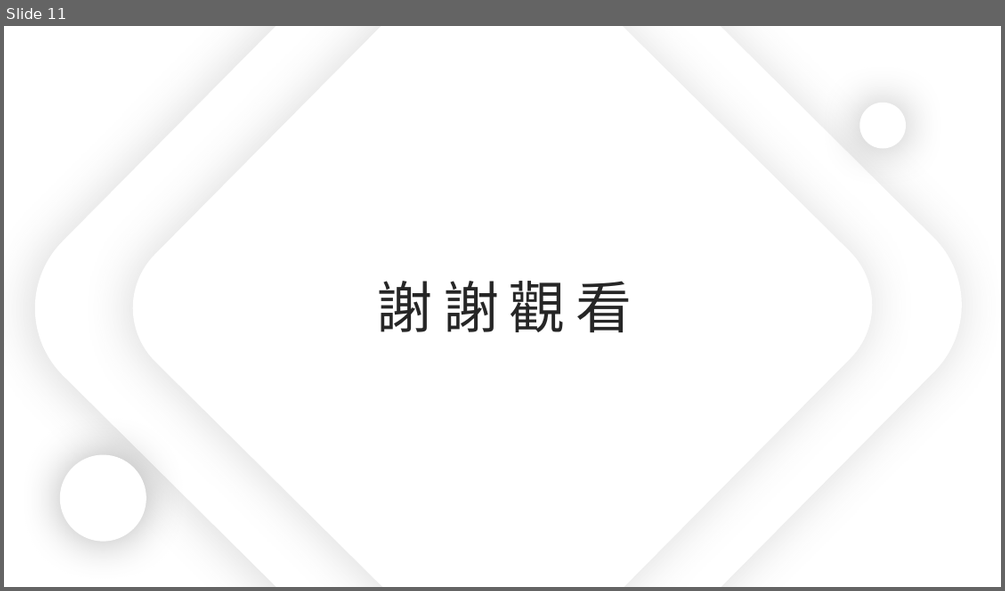
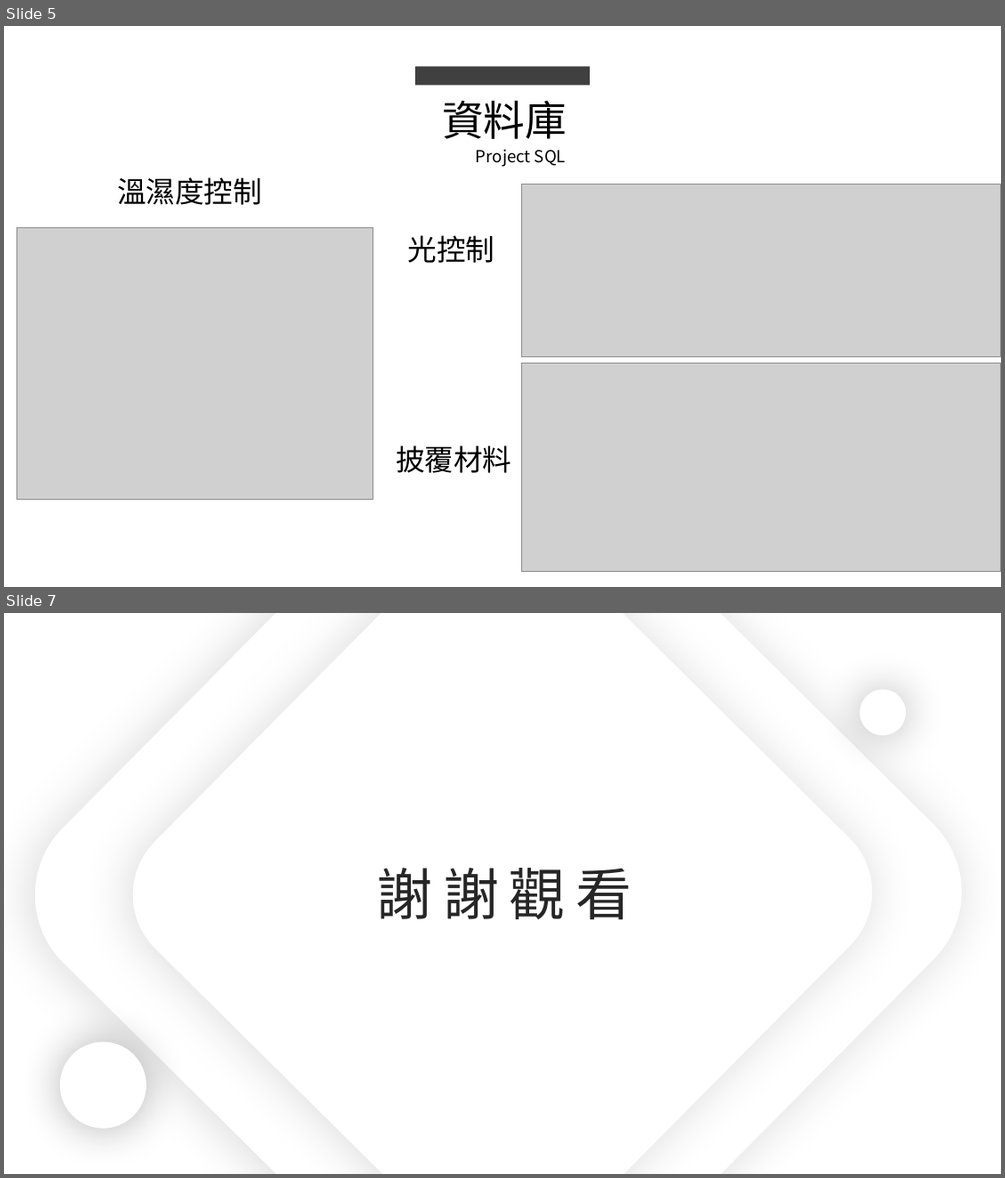
Before and after one commit to king637324/KnowledgeGreenhouseSystem, a slide deck: 工作日報_葉柏漢/2021.07.13工作日報_葉柏漢.pptx. Shown one above the other, each under a label of ours: slide 11 before the commit, slides 5 and 7 after it; the slides between them are not shown. The pictures are 1005x591 and 1005x1178 pixels, drawn with LibreOffice and Linux fonts; fonts in the diff are those of the drawing; grey boxes stand for pictures. Boxes give left, top, right and bottom in pixels: in the first picture for what was removed or moved away, otherwise in the second. Text is boxed around its words. In the diff, an @@ line names an element or a change of style, - is before the commit and + after.

```diff
--- a/工作日報_葉柏漢/2021.07.13工作日報_葉柏漢.pptx
+++ b/工作日報_葉柏漢/2021.07.13工作日報_葉柏漢.pptx
@@ slide 5 added at (x1=4, y1=26, x2=1001, y2=587), background #FFFFFF @@
@@ rectangle added at (x1=415, y1=66, x2=590, y2=85), fill #404040 @@
@@ text added at (x1=442, y1=100, x2=566, y2=139), 40 pt, text #000000 @@
+資料庫
@@ text added at (x1=476, y1=149, x2=566, y2=167), 16 pt, text #000000 @@
+Project SQL
@@ text added at (x1=117, y1=177, x2=262, y2=205), 28 pt, text #000000 @@
+溫濕度控制
@@ picture added at (x1=521, y1=184, x2=1001, y2=356) @@
@@ picture added at (x1=17, y1=228, x2=373, y2=499) @@
@@ text added at (x1=408, y1=235, x2=495, y2=263), 28 pt, text #000000 @@
+光控制
@@ picture added at (x1=521, y1=363, x2=1001, y2=572) @@
@@ text added at (x1=396, y1=445, x2=512, y2=473), 28 pt, text #000000 @@
+披覆材料
@@ what was slide 11 is now slide 7 @@
```
Also in this commit, not shown: 4 slides changed, 1 other slide added, 6 slides removed, 6 other files.
